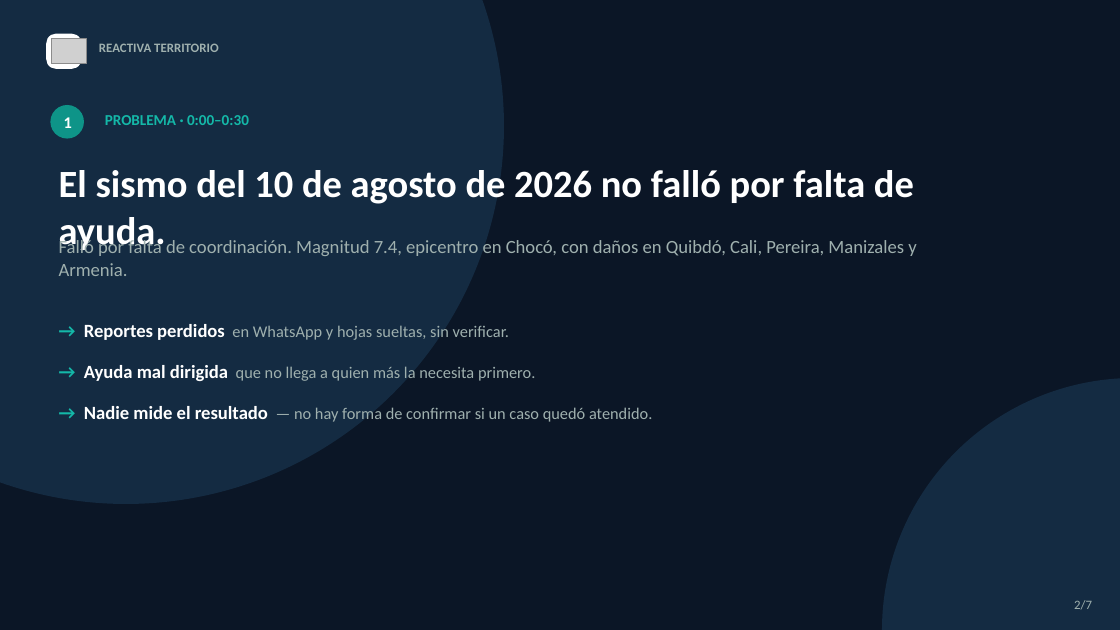
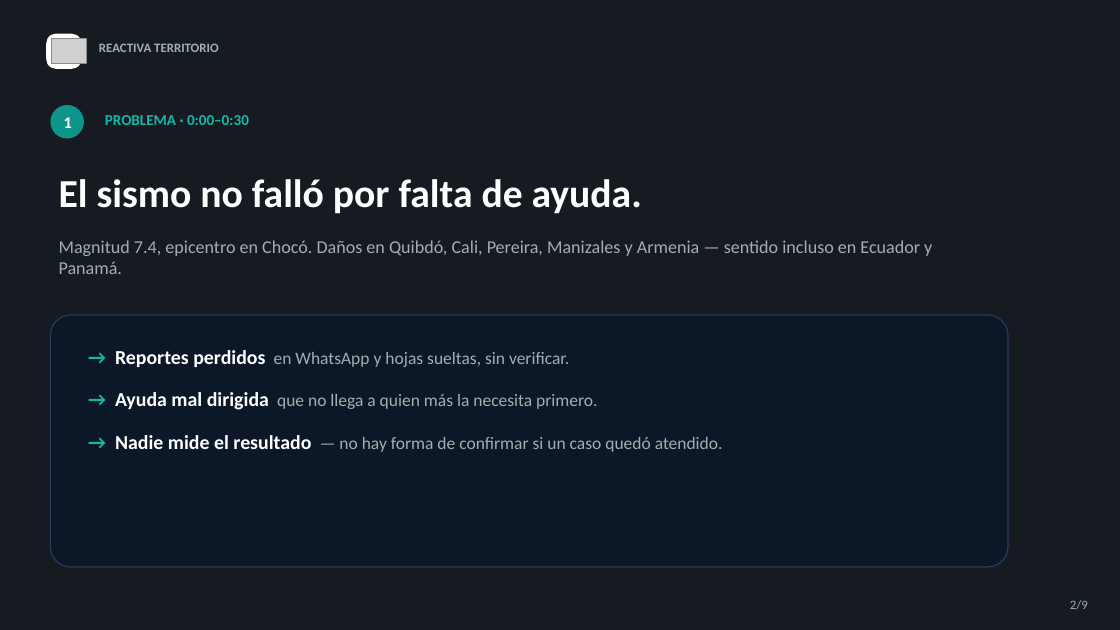
Before and after one commit to lnieto044/ReActiva_Territorio, a slide deck: slide 2 of docs/slides.pptx. Drawn at 1120x630 pixels with LibreOffice and Linux fonts; fonts in the diff are those of the drawing; grey boxes stand for pictures; background and template pictures are left out; a plain dark background stands for a picture behind light text. Boxes give left, top, right and bottom in pixels: in the first picture for what was removed or moved away, otherwise in the second. Text is boxed around its words. In the diff, an @@ line names an element or a change of style, - is before the commit and + after.

```diff
--- a/docs/slides.pptx
+++ b/docs/slides.pptx
@@ background #FFFFFF to picture (left out) @@
@@ rectangle at (0,0,1120,630): fill #0B1626 to #08101C at 58% opacity @@
@@ ellipse removed at (0,0,504,504) @@
@@ text at (59,179,642,214): text changed; size 33 to 34 pt @@
-El sismo del 10 de agosto de 2026 no falló por falta de ayuda.
+El sismo no falló por falta de ayuda.
@@ text at (59,240,932,274): text changed; size 16 to 15.5 pt @@
-Falló por falta de coordinación. Magnitud 7.4, epicentro en Chocó, con daños en Quibdó, Cali, Pereira, Manizales y Armenia.
+Magnitud 7.4, epicentro en Chocó. Daños en Quibdó, Cali, Pereira, Manizales y Armenia — sentido incluso en Ecuador y Panamá.
@@ rounded rectangle added at (50,315,1008,567), fill #0C1828, outline #273C5C 1 pt @@
@@ text "→ Reportes perdidos en WhatsApp ...": place and size @@
-text "→ Reportes perdidos en WhatsApp ..." at (84,324,652,422)
+text "→ Reportes perdidos en WhatsApp ..." at (115,350,723,452)
@@ text "→ Reportes perdidos en WhatsApp ..." at (115,350,723,452): size 16 to 17 pt in "→ Reportes perdidos", "→ Ayuda mal dirigida", "→ Nadie mide el resultado"; size 14 to 15 pt in "en WhatsApp y hojas sueltas, sin verificar.", "que no llega a quien más la ...", "— no hay forma de confirmar si ..." @@
@@ ellipse removed at (882,378,1120,630) @@
@@ text at (1070,600,1088,610): text changed @@
-2/7
+2/9
```
Also in this commit, not shown: 5 other slides changed, 3 slides added, 1 slide removed, 1 other file.
